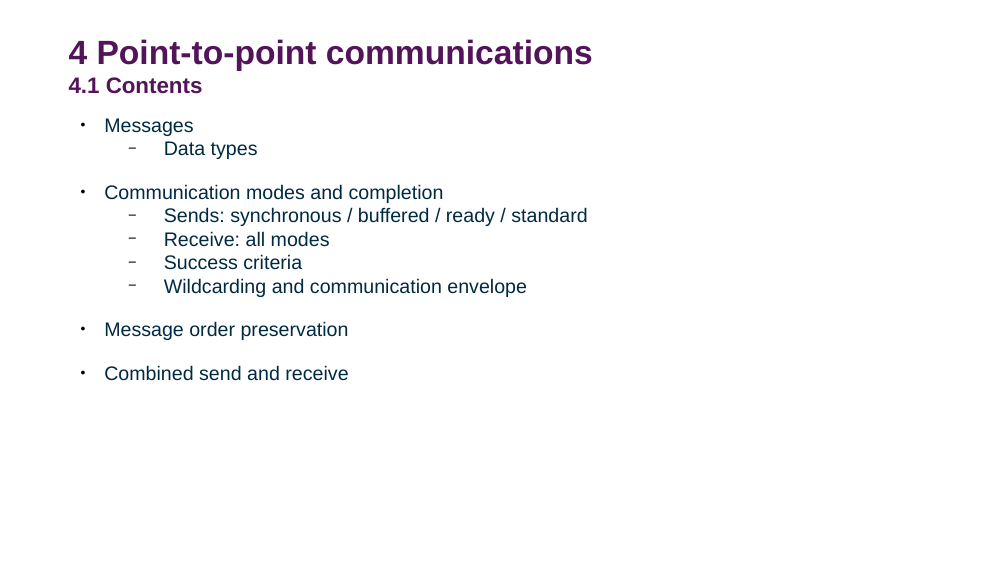
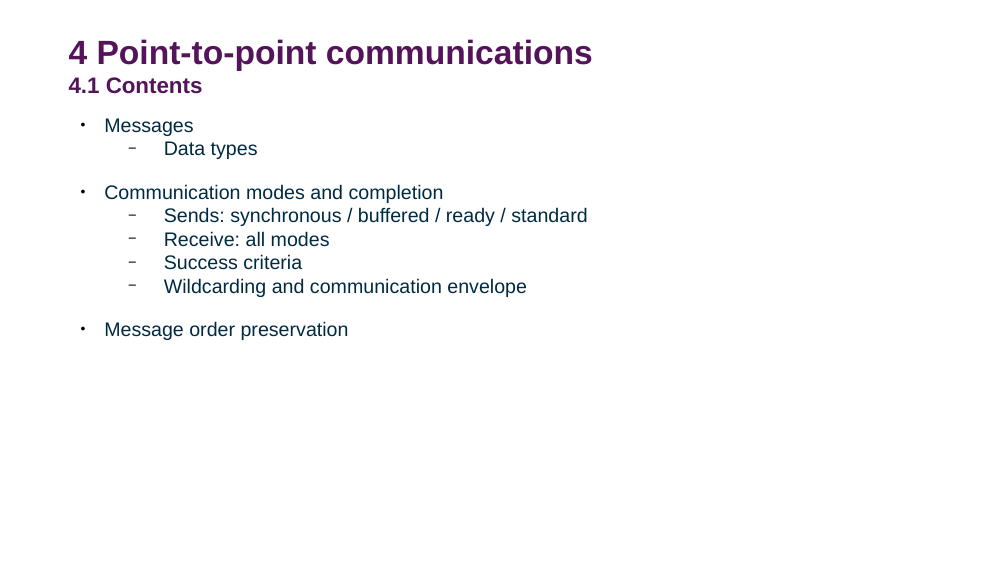
Before and after one commit to DurhamARC-Training/BasicParallelProgramming, a slide deck: slide 37 of OpenMPMPIShortCourse_Spring2026.odp. Drawn at 1008x567 pixels with LibreOffice and Linux fonts; fonts in the diff are those of the drawing; background and template pictures are left out. Boxes give left, top, right and bottom in pixels: in the first picture for what was removed or moved away, otherwise in the second. Text is boxed around its words. In the diff, an @@ line names an element or a change of style, - is before the commit and + after.

```diff
--- a/OpenMPMPIShortCourse_Spring2026.odp
+++ b/OpenMPMPIShortCourse_Spring2026.odp
@@ text at [104,365,348,381]: paragraph removed @@
-● Combined send and receive
```
Also in this commit, not shown: 11 other slides changed, 1 slide added, 1 slide removed, 1 other file.
